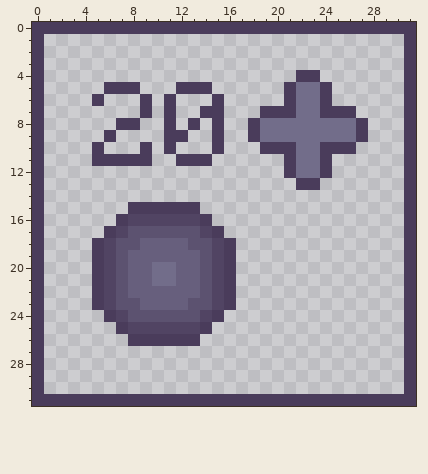
Pixel-art file: aseprite files/low/xp.ase. The picture above is the old version.
32x32 pixels, 1 frame.
The same view after the edit:
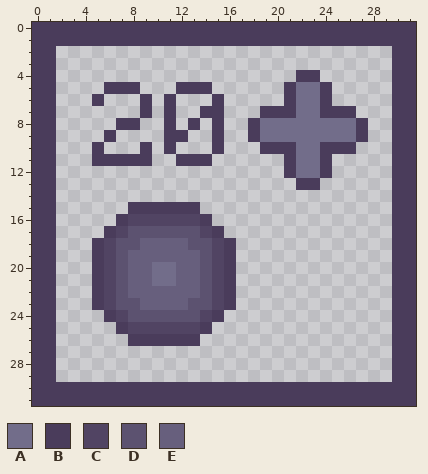
Palette (. is transparent): A #726d8a  B #4a3c5b  C #514463  D #5c5270  E #675f7d
Difference:
y 1: x 1..30 .............................. -> BBBBBBBBBBBBBBBBBBBBBBBBBBBBBB
y 2..29: x 1 . -> B; x 30 . -> B
y 30: x 1..30 .............................. -> BBBBBBBBBBBBBBBBBBBBBBBBBBBBBB
